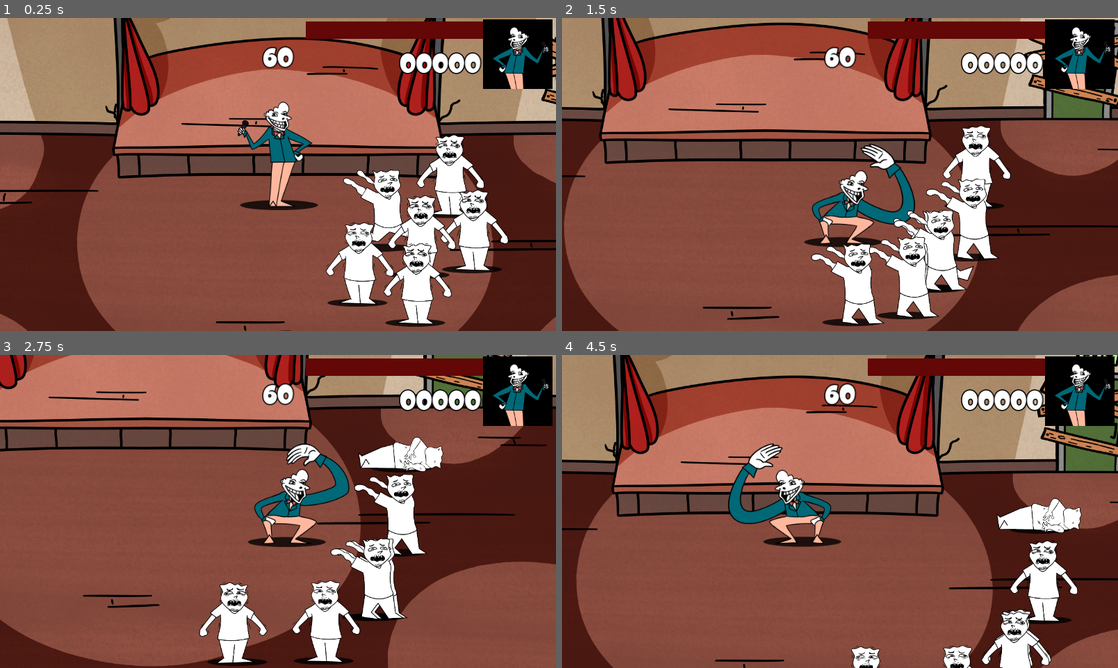
Above: before the commit, frames 1-4 (two rows, left to right).
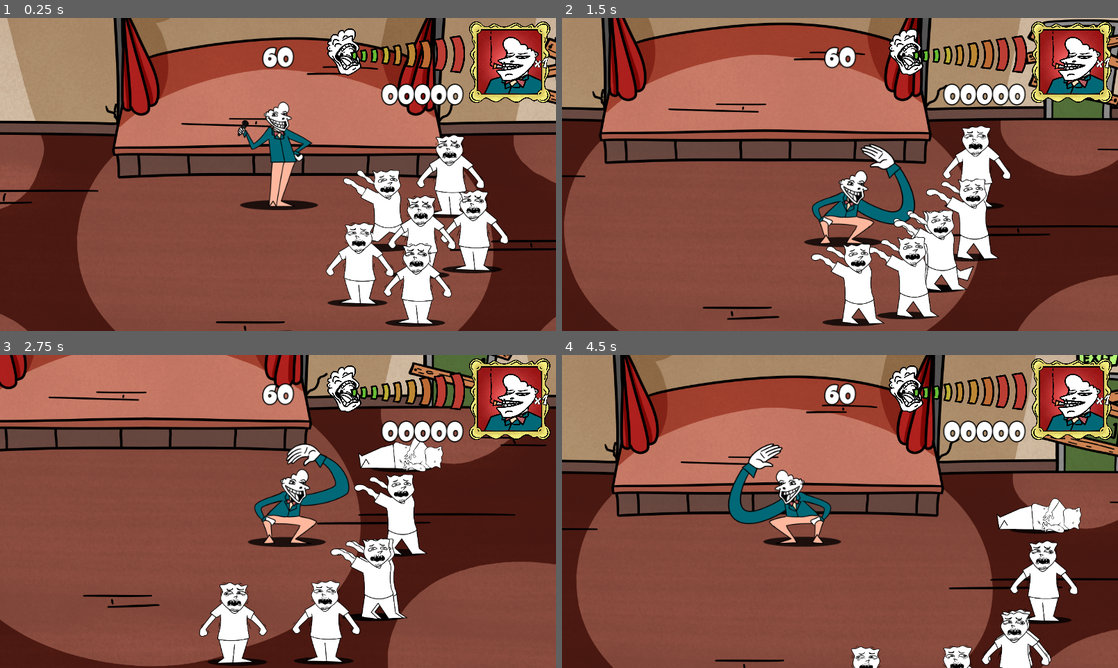
Above: after the commit, the same moments.

Repository: Crevann/GGJFunnyGame
Game: Godot game, scene res://game.tscn
Two runs of this game, one before a commit and one after it. Both use one fixed random seed, a clock stepped at 60 frames per second and the inputs below.
Inputs:
- Up to frame 1 (0.25 s): no input
- Up to frame 2 (1.5 s): hold D (move_right) 0.53-1.28 s; tap Space (attack) at 0.6, 1.35 s; hold S (move_down) from 1.28 s (still down)
- Up to frame 3 (2.75 s): release S (move_down) at 2.03 s; hold D (move_right) from 2.03 s (still down); tap Space (attack) at 2.1 s
- Up to frame 4 (4.5 s): release D (move_right) at 2.78 s; hold W (move_up) 2.78-3.53 s; tap Space (attack) at 2.85, 3.6, 4.35 s; hold A (move_left) from 3.53 s (still down)

The runs differ from the first frame. In frame 1, 7.7% of the frame differs, in the area x 55-100%, y 0-28%; in frame 2, 7.6%; in frame 3, 7.7%; in frame 4, 7.7%.

Commit message:
Working on UI

Diff:
--- a/logic/ui/ui.tscn
+++ b/logic/ui/ui.tscn
@@ -1,7 +1,12 @@
-[gd_scene load_steps=4 format=3 uid="uid://bo7k1cc6j2s0q"]
+[gd_scene load_steps=9 format=3 uid="uid://bo7k1cc6j2s0q"]
 
-[ext_resource type="Texture2D" uid="uid://du1sebo6cli1e" path="res://sprites/comico/idle/protagonista_idle.png" id="1_1kpla"]
 [ext_resource type="FontFile" uid="uid://kqqjk2s1ju5v" path="res://fonts/Chomiqyfreeversion-Regular.ttf" id="1_ybpc5"]
+[ext_resource type="Texture2D" uid="uid://bss4ujow47ldw" path="res://logic/ui/ui_sprites/cornice.png" id="2_xefja"]
+[ext_resource type="Texture2D" uid="uid://souvtv5w7xpu" path="res://logic/ui/ui_sprites/background.png" id="3_124g1"]
+[ext_resource type="Texture2D" uid="uid://btk42xkqtowgi" path="res://logic/ui/ui_sprites/ritratto_normale1.png" id="4_ruo7h"]
+[ext_resource type="Texture2D" uid="uid://s5328bl6kvmu" path="res://logic/ui/ui_barra/barra_berk_ritratto.png" id="5_7a50a"]
+[ext_resource type="Texture2D" uid="uid://c8mb1rt7pr61n" path="res://logic/ui/ui_barra/barra_berk_tacche.png" id="6_4sm6h"]
+[ext_resource type="Texture2D" uid="uid://bkpqpgdco53vw" path="res://sprites/combo/combo1.png" id="7_tr0q6"]
 
 [sub_resource type="LabelSettings" id="LabelSettings_gekba"]
 font = ExtResource("1_ybpc5")
@@ -29,84 +34,118 @@
 anchors_preset = 1
 anchor_left = 1.0
 anchor_right = 1.0
-offset_left = -493.0
+offset_left = -1216.0
 offset_top = 8.0
 offset_right = -13.0
-offset_bottom = 144.0
+offset_bottom = 200.0
 grow_horizontal = 0
 
-[node name="Face" type="Control" parent="Bar"]
+[node name="Portrait" type="TextureRect" parent="Bar"]
 clip_contents = true
 layout_mode = 1
 anchors_preset = 1
 anchor_left = 1.0
 anchor_right = 1.0
-offset_left = -155.0
-offset_top = -5.0
-offset_right = 5.0
-offset_bottom = 155.0
+offset_left = -187.0
+offset_bottom = 187.0
 grow_horizontal = 0
+texture = ExtResource("2_xefja")
+expand_mode = 1
 
-[node name="ColorRect" type="ColorRect" parent="Bar/Face"]
+[node name="Background" type="TextureRect" parent="Bar/Portrait"]
 layout_mode = 1
 anchors_preset = 15
 anchor_right = 1.0
 anchor_bottom = 1.0
 grow_horizontal = 2
 grow_vertical = 2
-color = Color(0, 0, 0, 1)
+texture = ExtResource("3_124g1")
+expand_mode = 1
 
-[node name="TextureRect" type="TextureRect" parent="Bar/Face"]
-layout_mode = 0
-offset_left = -219.0
-offset_top = -91.0
-offset_right = 381.0
-offset_bottom = 309.0
-texture = ExtResource("1_1kpla")
-flip_h = true
-
-[node name="BerkBar" type="Control" parent="Bar"]
-layout_mode = 1
-anchor_left = 0.677
-anchor_right = 0.677
-offset_left = -407.96
-offset_right = 0.039978
-offset_bottom = 40.0
-grow_horizontal = 0
-
-[node name="ColorRect" type="ColorRect" parent="Bar/BerkBar"]
+[node name="Face" type="TextureRect" parent="Bar/Portrait/Background"]
 layout_mode = 1
 anchors_preset = 15
 anchor_right = 1.0
 anchor_bottom = 1.0
 grow_horizontal = 2
 grow_vertical = 2
-color = Color(0.509804, 0, 0, 1)
+texture = ExtResource("4_ruo7h")
+expand_mode = 1
 
-[node name="ProgressBar" type="ProgressBar" parent="Bar/BerkBar"]
+[node name="BerkBar" type="Control" parent="Bar"]
 layout_mode = 1
-anchors_preset = 15
-anchor_right = 1.0
-anchor_bottom = 1.0
-grow_horizontal = 2
+anchor_left = 0.838
+anchor_top = 0.5
+anchor_right = 0.838
+anchor_bottom = 0.5
+offset_left = -320.114
+offset_top = -64.0
+offset_right = 224.886
+offset_bottom = 48.0
+grow_horizontal = 0
+scale = Vector2(0.68, 0.68)
+
+[node name="TextureRect" type="TextureRect" parent="Bar/BerkBar"]
+layout_mode = 1
+anchors_preset = 4
+anchor_top = 0.5
+anchor_bottom = 0.5
+offset_top = -80.0
+offset_right = 408.0
+offset_bottom = 80.0
 grow_vertical = 2
-step = 1.0
-show_percentage = false
+texture = ExtResource("5_7a50a")
+expand_mode = 3
+stretch_mode = 4
+
+[node name="TextureProgressBar" type="TextureProgressBar" parent="Bar/BerkBar"]
+layout_mode = 2
+anchor_left = 0.132
+anchor_top = 0.643
+anchor_right = 0.132
+anchor_bottom = 0.643
+offset_left = 8.06
+offset_top = -72.016
+offset_right = 657.06
+offset_bottom = 142.984
+scale = Vector2(0.6, 0.6)
+step = 10.0
+value = 100.0
+texture_progress = ExtResource("6_4sm6h")
 
 [node name="Score" type="Label" parent="Bar"]
 layout_mode = 1
 anchors_preset = -1
-anchor_left = 0.277083
-anchor_top = 0.411765
-anchor_right = 0.277083
-anchor_bottom = 0.411765
-offset_right = 186.0
-offset_bottom = 78.0
+anchor_left = 0.838
+anchor_top = 0.87
+anchor_right = 0.838
+anchor_bottom = 0.87
+offset_left = -192.114
+offset_top = -39.04
+offset_right = -6.11407
+offset_bottom = 38.96
+grow_horizontal = 0
+grow_vertical = 2
 text = "00000"
 label_settings = SubResource("LabelSettings_gekba")
-metadata/_edit_use_anchors_ = true
 
-[node name="Control" type="Control" parent="Bar/Score"]
-anchors_preset = 0
+[node name="PointsGained" type="Control" parent="Bar"]
+layout_mode = 1
+anchors_preset = 6
+anchor_left = 1.0
+anchor_top = 0.5
+anchor_right = 1.0
+anchor_bottom = 0.5
+offset_left = -40.0
+offset_top = -20.0
+offset_bottom = 20.0
+grow_horizontal = 0
+grow_vertical = 2
+
+[node name="Combo" type="TextureRect" parent="Bar/PointsGained"]
+layout_mode = 0
 offset_right = 40.0
 offset_bottom = 40.0
+texture = ExtResource("7_tr0q6")
+expand_mode = 1
+stretch_mode = 4
Binary file changed: logic/ui/ui_barra/barra_berk_ritratto.png
Binary file changed: logic/ui/ui_barra/barra_berk_tacche.png
